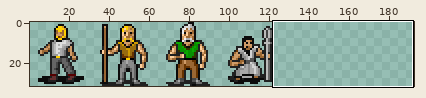
A sprite sheet gets an edit: src/assets/graphics/actors/npcs.png. Above: a wide view before the commit, with the close-up outlined.
Close-up. As it was:
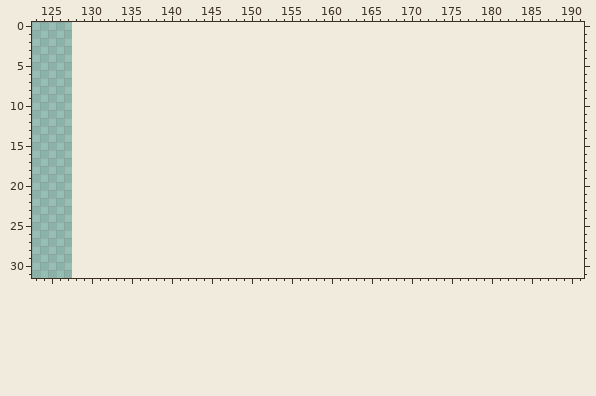
The file is 128x32 pixels. Colours within 5 levels of each other are drawn and written as one. Shown: x 123..191, y 0..31. The old version is drawn lined up with the new one, on the new canvas. The wide view leaves out empty margins. The commit also changed other parts of the picture, which this record leaves out.
After:
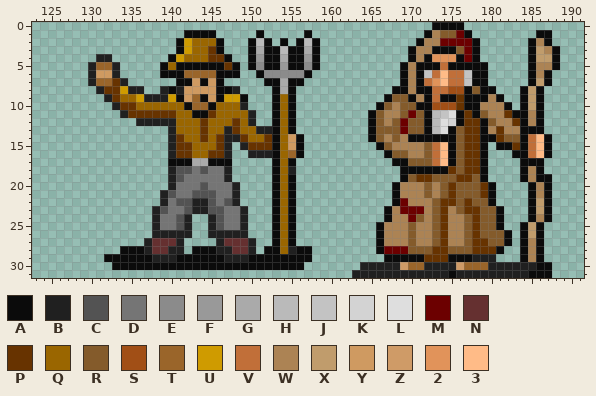
Palette (. is transparent): A #0b0b0b  B #202020  C #535353  D #757575  E #8b8b8b  F #999999  G #aaaaaa  H #bababa  J #c3c3c3  K #d3d3d3  L #dedede  M #6c0000  N #653030  P #673300  Q #9a6600  R #845b2b  S #a14f16  T #9a652a  U #cf9b00  V #c16f39  W #ac8354  X #c09c6c  Y #cf9a61  Z #cf9b67  2 #e1935a  3 #ffbb87
The exact change:
canvas 128x32 -> 256x32
y 0: x 173..176 .... -> AAAA
y 1: x 142..145 .... -> AAAA; x 151 . -> A; x 157 . -> A; x 172..177 ...... -> AWRRMA; x 186..187 .. -> AA
y 2: x 141..146 ...... -> AUQQQA; x 150..152 ... -> AHA; x 154 . -> A; x 156..158 ... -> AHA; x 171..178 ........ -> AWWMMMMA; x 185..187 ... -> AWA
y 3: x 141..146 ...... -> AUQQPA; x 150..158 ......... -> AGAAHAAGA; x 170..178 ......... -> AWWAAARMA; x 185..188 .... -> AXWA
y 4: x 131..132 .. -> BB; x 140..147 ........ -> AUQQQPPA; x 150..158 ......... -> AFAAGAAFA; x 170..178 ......... -> AWA222AMA; x 185..188 .... -> AXXA
y 5: x 130..133 .... -> BTTB; x 139..148 .......... -> AQAAAAAAPA; x 150..158 ......... -> AEAAFAAEA; x 169..179 ........... -> AWAAAVAAAAA; x 185..188 .... -> AWWA
y 6: x 130..133 .... -> BYYB; x 139..148 .......... -> AAATTTTAAA; x 151..157 ....... -> AEEEEEA; x 169..179 ........... -> AWAJV3VVJAA; x 185..187 ... -> AWA
y 7: x 130..134 ..... -> BTTPB; x 141..146 ...... -> AAYAYA; x 152..156 ..... -> AAGAA; x 169..179 ........... -> AWAV23VVJAA; x 185..187 ... -> AXA
y 8: x 131..136 ...... -> BPPUBB; x 139..148 .......... -> BABYYYYAAB; x 153..155 ... -> AGA; x 168..180 ............. -> AAWAAVVSSARAA; x 184..186 ... -> AXA
y 9: x 132..149 .................. -> BPQQUBBBUAYTAYAUUA; x 153..155 ... -> AQA; x 167..181 ............... -> ARRAWAVAAPAAAWA; x 184..186 ... -> AXA
y 10: x 133..149 ................. -> BPPQQQQQQATTAQQQB; x 153..155 ... -> AQA; x 166..182 ................. -> ARWRRAASSSPAAWWWA; x 184..186 ... -> AXA
y 11: x 134..150 ................. -> BPPPPPPQQAAPQQQQB; x 153..155 ... -> AQA; x 165..186 ...................... -> ARWWRMRAHJLAPARWWPAAWA
y 12: x 136..150 ............... -> BBBBBQQQPQQQPQB; x 153..155 ... -> AQA; x 165..186 ...................... -> ARWRMRRAHLKAPPARWWPAWA
y 13: x 140..155 ................ -> BQQQPQQBPQQBBAQA; x 165..186 ...................... -> ARRRMRRAHLARPPAWPWWAAA
y 14: x 140..156 ................. -> BPQQPQPBBPQQPAQYA; x 165..187 ....................... -> ARWRWAAAAAARPPAAPRRAV3A
y 15: x 140..147 ........ -> BPPQQQPB; x 149..156 ........ -> BPPPAQYA; x 166..179 .............. -> ARWWWWRV3ARPPA; x 181..187 ....... -> AAPAV3A
y 16: x 140..147 ........ -> BPPQQPPB; x 150..156 ....... -> BBBAQTA; x 167..179 ............. -> ARRWWRV3ARPPA; x 183..187 ..... -> AAV3A
y 17: x 140..147 ........ -> AAAGGAAA; x 153..155 ... -> AQA; x 168..179 ............ -> AARRRV3ARPPA; x 184..186 ... -> AAA
y 18: x 140..147 ........ -> BCCDCDDB; x 153..155 ... -> AQB; x 169..179 ........... -> AAAAAAPRPPA; x 184..186 ... -> AWA
y 19: x 140..147 ........ -> BCDDDDDB; x 153..155 ... -> AQA; x 169..179 ........... -> ARPPRRRPPRA; x 184..187 .... -> AWAA
y 20: x 140..148 ......... -> BDDDCDDDB; x 153..155 ... -> AQA; x 168..180 ............. -> AWWWRWRPRRRPA; x 185..187 ... -> AWA
y 21: x 139..148 .......... -> BCDDCCCDDB; x 153..155 ... -> AQA; x 168..180 ............. -> AWWWRWRPRRRPA; x 185..187 ... -> AWA
y 22: x 139..148 .......... -> BDCCBBCDCB; x 153..155 ... -> AQA; x 168..180 ............. -> AMWWWRPPRPRRA; x 185..187 ... -> AXA
y 23: x 138..149 ............ -> BCDDCBBCCDDB; x 153..155 ... -> AQA; x 167..181 ............... -> AWMMMWRPWRPPRRA; x 185..187 ... -> AXA
y 24: x 138..142 ..... -> BDDCB; x 145..149 ..... -> BCDDB; x 153..155 ... -> AQA; x 167..181 ............... -> AWWMRWRPWWRPRRA; x 185..187 ... -> AWA
y 25: x 138..142 ..... -> BDDCB; x 145..149 ..... -> BCDDB; x 153..155 ... -> AQA; x 166..181 ................ -> AWWWRWWRPWWRPRRA; x 184..186 ... -> AXA
y 26: x 138..142 ..... -> BBBBB; x 145..149 ..... -> BBBBB; x 153..155 ... -> AQA; x 166..182 ................. -> AWWWRWWRPWWRPRRRA; x 184..186 ... -> AXA
y 27: x 137..141 ..... -> BNNNB; x 146..150 ..... -> BNNNB; x 153..155 ... -> AQA; x 166..182 ................. -> AWWWRWWRPWWRPPRRA; x 184..186 ... -> AWA
y 28: x 134..141 ........ -> AAABNNBB; x 143..150 ........ -> AAABBNNB; x 152..157 ...... -> AAQBAA; x 166..181 ................ -> AMMMRRRPPRRRPPPA; x 184..186 ... -> AWA
y 29: x 132..157 .......................... -> AAAAAABBBAAAAAABBBAAAAAAAA; x 167..180 .............. -> AAAAAPPPAAABBB; x 184..186 ... -> AWA
y 30: x 133..156 ........................ -> AAAAAAAAAAAAAAAAAAAAAAAA; x 164..187 ........................ -> BBBBBZTTBBBBZTTTBBBBBBAA
y 31: x 163..187 ......................... -> BBBBBBBBBBBBABBBBBBBBBAAA
Where, in picture pixels (left, top, right, bottom), the same in both close-ups:
added: (352, 22, 560, 278)
added: (88, 30, 320, 270)
